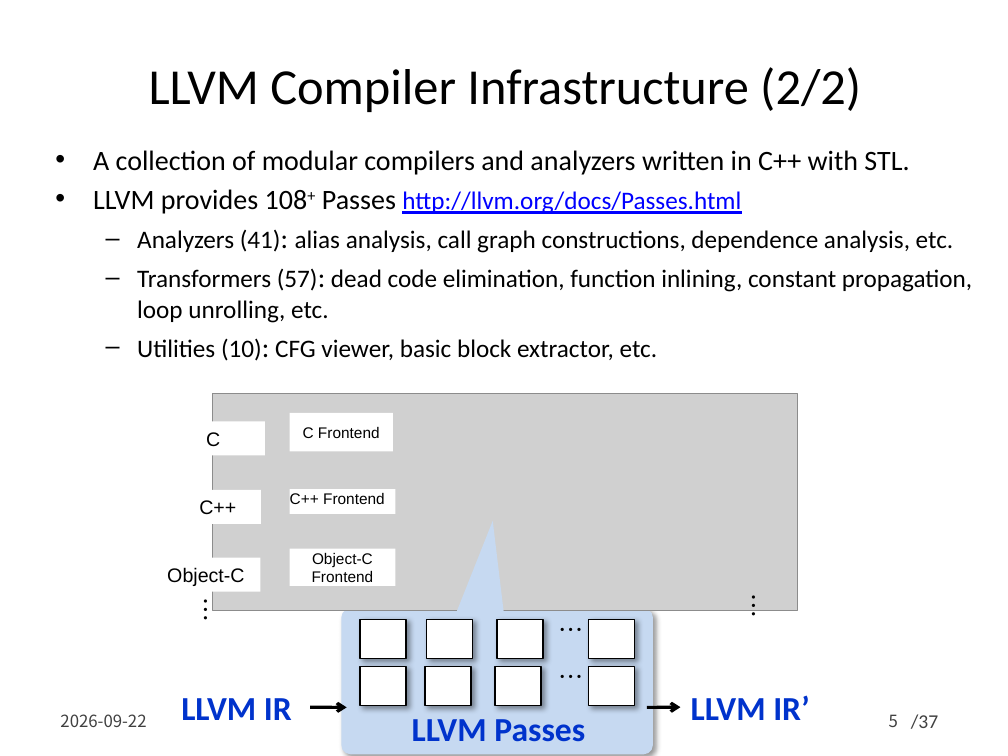
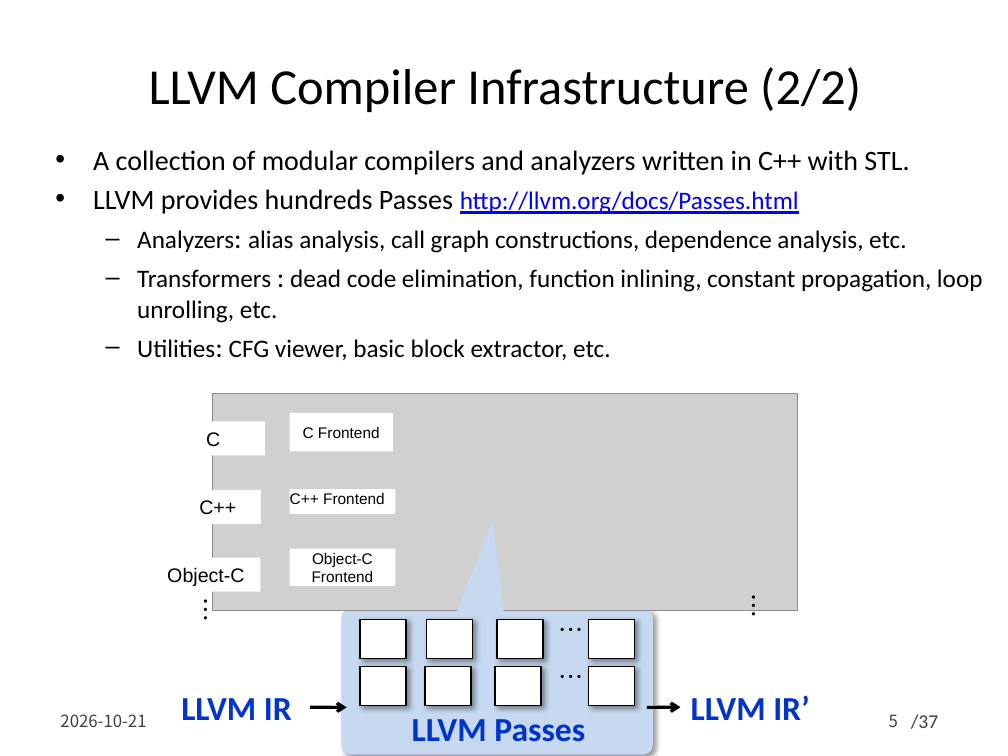
Before and after one commit to swtv-kaist/cs40508-fall26, a slide deck: slide 5 of 3-clang-llvm/lec12-llvm-ir-v5.pptx. Drawn at 1008x756 pixels with LibreOffice and Linux fonts; fonts in the diff are those of the drawing; grey boxes stand for pictures. Boxes give left, top, right and bottom in pixels: in the first picture for what was removed or moved away, otherwise in the second. Text is boxed around its words. In the diff, an @@ line names an element or a change of style, - is before the commit and + after.

```diff
--- a/3-clang-llvm/lec12-llvm-ir-v5.pptx
+++ b/3-clang-llvm/lec12-llvm-ir-v5.pptx
@@ text at box(93, 189, 983, 360): text changed @@
-• LLVM provides 108+ Passes http://llvm.org/docs/Passes.html
-  – Analyzers (41): alias analysis, call graph constructions, dependence analysis, etc.
-  – Transformers (57): dead code elimination, function inlining, constant propagation, loop unrolling, etc.
-  – Utilities (10): CFG viewer, basic block extractor, etc.
+• LLVM provides hundreds Passes http://llvm.org/docs/Passes.html
+  – Analyzers: alias analysis, call graph constructions, dependence analysis, etc.
+  – Transformers : dead code elimination, function inlining, constant propagation, loop unrolling, etc.
+  – Utilities: CFG viewer, basic block extractor, etc.
@@ text at box(60, 714, 146, 727): text changed @@
-2026-09-22
+2026-10-21
```
Also in this commit, not shown: 36 other slides changed, 1 other file.
